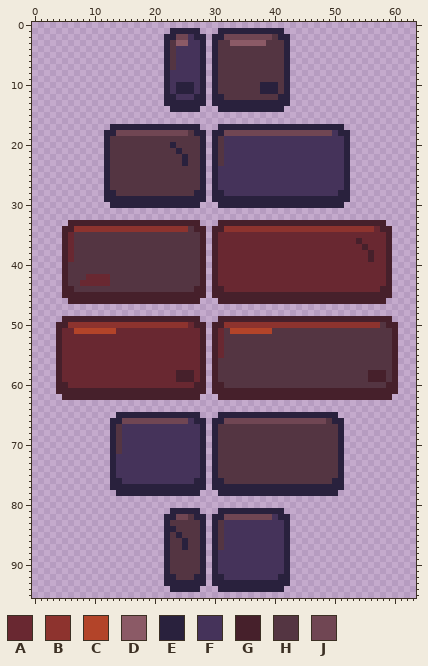
Pixel-art file: ArtSource/DungeonEnvironment/ModularRebuild/Editable/Props/TorchLitMasonryLeft.aseprite. The picture above was drawn from the file before the commit.
64x96 pixels, 1 frame. Colours within 5 levels of each other are drawn and written as one.
Palette (. is transparent): A #692831  B #8d332e  C #b34429  D #8b5a66  E #29213d  F #45335a  G #46202b  H #543542  J #704653
The same view after the edit:
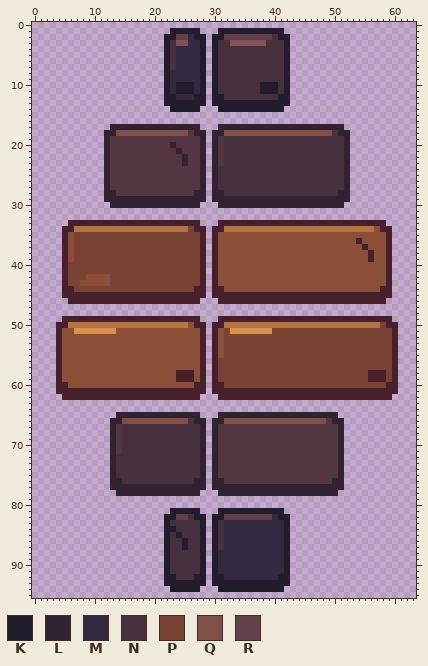
Colours new in this view: K #211d2c  L #30222f  M #332a40  N #46303d  P #784334  Q #805047  R #64404b
Change:
colour A: #692831 -> #8b4e36
colour B: #8d332e -> #b77340
colour C: #b34429 -> #d5914d
colour D: #8b5a66 -> #805454
Changed rows in their new state; - is a pixel that keeps its letter.
first column x 12:
 1 -----------KKKKK---KKKKKKKKKKK-----------
 2 ----------KKRRMKK-KKRRRRRRRRNKK----------
 3 ----------KN--MMK-KNN------NNNK----------
 4 ----------KNMMMMK-KNNNNNNNNNNNK----------
 5 ----------KNMMMMK-KNNNNNNNNNNNK----------
 6 ----------KNMMMMK-KNNNNNNNNNNNK----------
 7 ----------KNMMMMK-KNNNNNNNNNNNK----------
 8 ----------KMMMMMK-KNNNNNNNNNNNK----------
 9 ----------KMMMMMK-KNNNNNNNNNNNK----------
10 ----------KMKKKMK-KNNNNNNNKKKNK----------
11 ----------KMKKKMK-KNNNNNNNKKKNK----------
12 ----------KKMMMKK-KKNNNNNNNNNKK----------
13 ----------KKKKKKK-KKKKKKKKKKKKK----------
14 -----------KKKKK---KKKKKKKKKKK-----------
17 -LLLLLLLLLLLLLLL---LLLLLLLLLLLLLLLLLLLLL-
18 LLQQQQQQQQQQQQ-LL-LLQQQQQQQQQQQQQQQQQQNLL
19 L---------------L-L-NNNNNNNNNNNNNNNNNNNNL
20 L----------L----L-L-NNNNNNNNNNNNNNNNNNNNL
21 L-----------L---L-L-NNNNNNNNNNNNNNNNNNNNL
22 L------------L--L-L-NNNNNNNNNNNNNNNNNNNNL
23 L------------L--L-L-NNNNNNNNNNNNNNNNNNNNL
24 L---------------L-LNNNNNNNNNNNNNNNNNNNNNL
25 L---------------L-LNNNNNNNNNNNNNNNNNNNNNL
26 L---------------L-LNNNNNNNNNNNNNNNNNNNNNL
27 L---------------L-LNNNNNNNNNNNNNNNNNNNNNL
28 LL-------------LL-LLNNNNNNNNNNNNNNNNNNNLL
29 LLLLLLLLLLLLLLLLL-LLLLLLLLLLLLLLLLLLLLLLL
30 -LLLLLLLLLLLLLLL---LLLLLLLLLLLLLLLLLLLLL-
first column x 6:
34 --------------------P-
35 -PPPPPPPPPPPPPPPPPPPPP
36 -PPPPPPPPPPPPPPPPPPPPP
37 -PPPPPPPPPPPPPPPPPPPPP
38 -PPPPPPPPPPPPPPPPPPPPP
39 -PPPPPPPPPPPPPPPPPPPPP
40 PPPPPPPPPPPPPPPPPPPPPP
41 PPPPPPPPPPPPPPPPPPPPPP
42 PPP----PPPPPPPPPPPPPPP
43 PP-----PPPPPPPPPPPPPPP
44 -PPPPPPPPPPPPPPPPPPPP-
first column x 31:
50 ---------------------------P-
51 -P-------PPPPPPPPPPPPPPPPPPPP
52 -PPPPPPPPPPPPPPPPPPPPPPPPPPPP
53 -PPPPPPPPPPPPPPPPPPPPPPPPPPPP
54 -PPPPPPPPPPPPPPPPPPPPPPPPPPPP
55 -PPPPPPPPPPPPPPPPPPPPPPPPPPPP
56 PPPPPPPPPPPPPPPPPPPPPPPPPPPPP
57 PPPPPPPPPPPPPPPPPPPPPPPPPPPPP
58 PPPPPPPPPPPPPPPPPPPPPPPPP---P
59 PPPPPPPPPPPPPPPPPPPPPPPPP---P
60 -PPPPPPPPPPPPPPPPPPPPPPPPPPP-
first column x 13:
65 -LLLLLLLLLLLLLL---LLLLLLLLLLLLLLLLLLLL-
66 LLQQQQQQQQQQQNLL-LLQQQQQQQQQQQQQQQQQ-LL
67 L-NNNNNNNNNNNNNL-L--------------------L
68 L-NNNNNNNNNNNNNL-L--------------------L
69 L-NNNNNNNNNNNNNL-L--------------------L
70 L-NNNNNNNNNNNNNL-L--------------------L
71 L-NNNNNNNNNNNNNL-L--------------------L
72 LNNNNNNNNNNNNNNL-L--------------------L
73 LNNNNNNNNNNNNNNL-L--------------------L
74 LNNNNNNNNNNNNNNL-L--------------------L
75 LNNNNNNNNNNNNNNL-L--------------------L
76 LLNNNNNNNNNNNNLL-LL------------------LL
77 LLLLLLLLLLLLLLLL-LLLLLLLLLLLLLLLLLLLLLL
78 -LLLLLLLLLLLLLL---LLLLLLLLLLLLLLLLLLLL-
81 ----------KKKKK---KKKKKKKKKKK----------
82 ---------KKRRNKK-KKRRRRRRRRMKK---------
83 ---------KNNNNNK-KNMMMMMMMMMMK---------
84 ---------KKNNNNK-KNMMMMMMMMMMK---------
85 ---------KNKNNNK-KNMMMMMMMMMMK---------
86 ---------KNNKNNK-KNMMMMMMMMMMK---------
87 ---------KNNKNNK-KNMMMMMMMMMMK---------
88 ---------KNNNNNK-KMMMMMMMMMMMK---------
89 ---------KNNNNNK-KMMMMMMMMMMMK---------
90 ---------KNNNNNK-KMMMMMMMMMMMK---------
91 ---------KNNNNNK-KMMMMMMMMMMMK---------
92 ---------KKNNNKK-KKMMMMMMMMMKK---------
93 ---------KKKKKKK-KKKKKKKKKKKKK---------
94 ----------KKKKK---KKKKKKKKKKK----------
